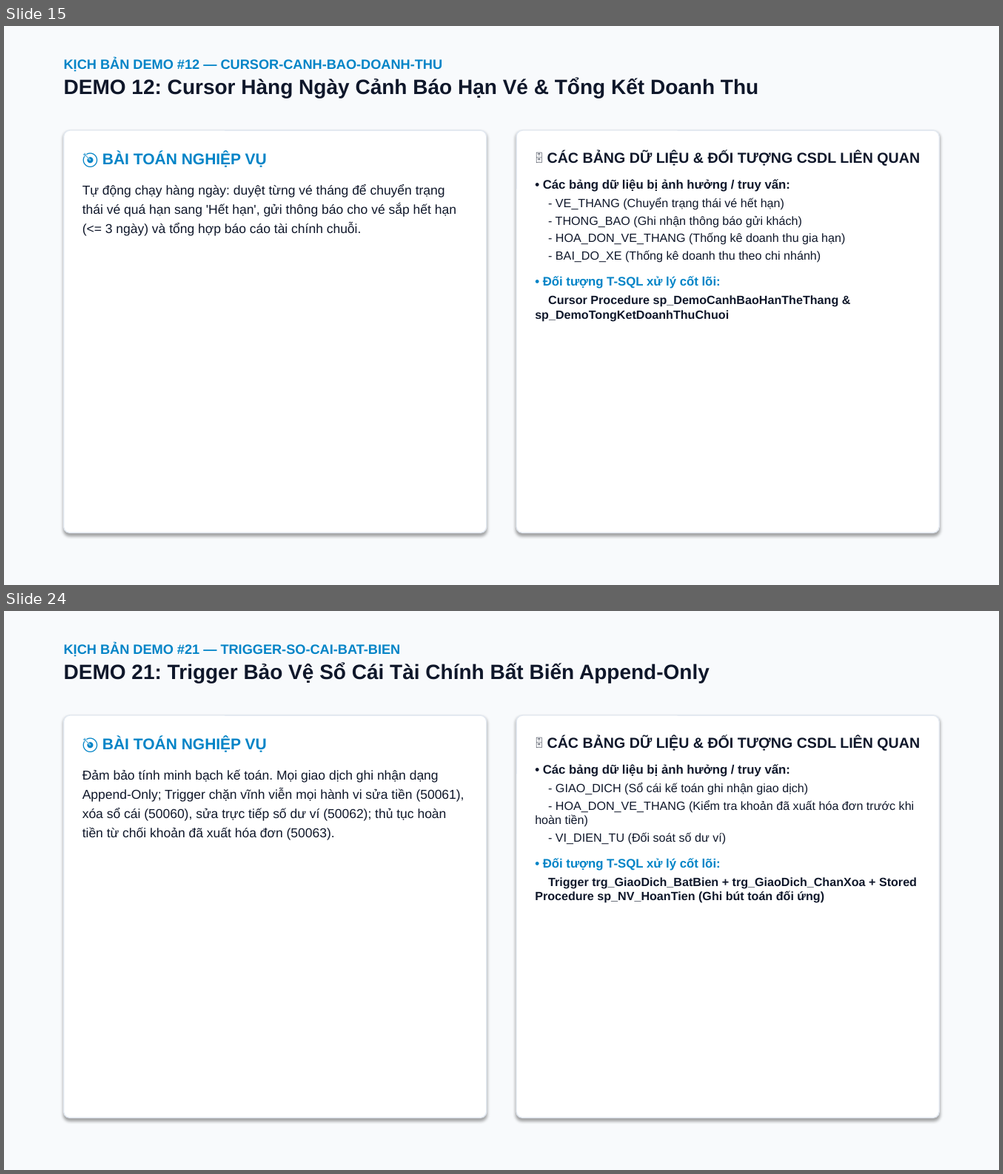
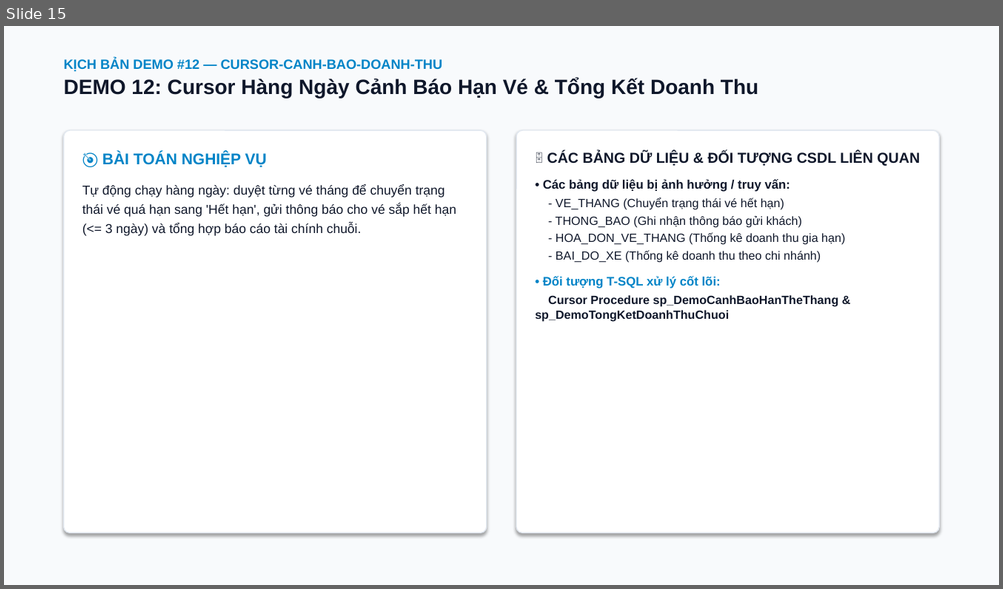
Before and after one commit to 25730084-LeThanhTu/qltt-parking-lot-management, a slide deck: docs/Slides_DoAn_QuanLyChuoiBaiDoXe.pptx. Shown one above the other, each under a label of ours: slides 15 and 24 before the commit, slide 15 after it; the slides between them are not shown. The pictures are 1003x1174 and 1003x589 pixels, drawn with LibreOffice and Linux fonts; fonts in the diff are those of the drawing. Boxes give left, top, right and bottom in pixels: in the first picture for what was removed or moved away, otherwise in the second. Text is boxed around its words. In the diff, an @@ line names an element or a change of style, - is before the commit and + after.

```diff
--- a/docs/Slides_DoAn_QuanLyChuoiBaiDoXe.pptx
+++ b/docs/Slides_DoAn_QuanLyChuoiBaiDoXe.pptx
@@ slide 24 removed at bbox=[4, 611, 999, 1170], background #F8FAFC @@
@@ text removed at bbox=[64, 644, 709, 684] @@
-KỊCH BẢN DEMO #21 — TRIGGER-SO-CAI-BAT-BIEN
-DEMO 21: Trigger Bảo Vệ Sổ Cái Tài Chính Bất Biến Append-Only
@@ rounded rectangle removed at bbox=[64, 715, 486, 1119] @@
@@ rounded rectangle removed at bbox=[517, 715, 939, 1119] @@
@@ text removed at bbox=[82, 737, 464, 840] @@
-🎯 BÀI TOÁN NGHIỆP VỤ
-Đảm bảo tính minh bạch kế toán. Mọi giao dịch ghi nhận dạng Append-Only; Trigger chặn vĩnh viễn mọi hành vi sửa tiền (50061), xóa sổ cái (50060), sửa trực tiếp số dư ví (50062); thủ tục hoàn tiền từ chối khoản đã xuất hóa đơn (50063).
@@ text removed at bbox=[535, 737, 919, 903] @@
-🗄️ CÁC BẢNG DỮ LIỆU & ĐỐI TƯỢNG CSDL LIÊN QUAN
-• Các bảng dữ liệu bị ảnh hưởng / truy vấn:
-- GIAO_DICH (Sổ cái kế toán ghi nhận giao dịch)
-- HOA_DON_VE_THANG (Kiểm tra khoản đã xuất hóa đơn trước khi hoàn tiền)
-- VI_DIEN_TU (Đối soát số dư ví)
-• Đối tượng T-SQL xử lý cốt lõi:
-Trigger trg_GiaoDich_BatBien + trg_GiaoDich_ChanXoa + Stored Procedure sp_NV_HoanTien (Ghi bút toán đối ứng)
```
Also in this commit, not shown: 8 other slides removed, 1 other file.
